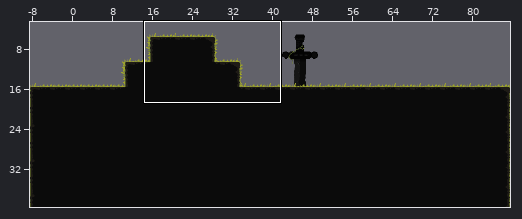
Tiled map, stored at Tiled/Map1.tmx. The picture above shows the old version from afar; the outline marks the close-up.
Close-up. First the earlier version:
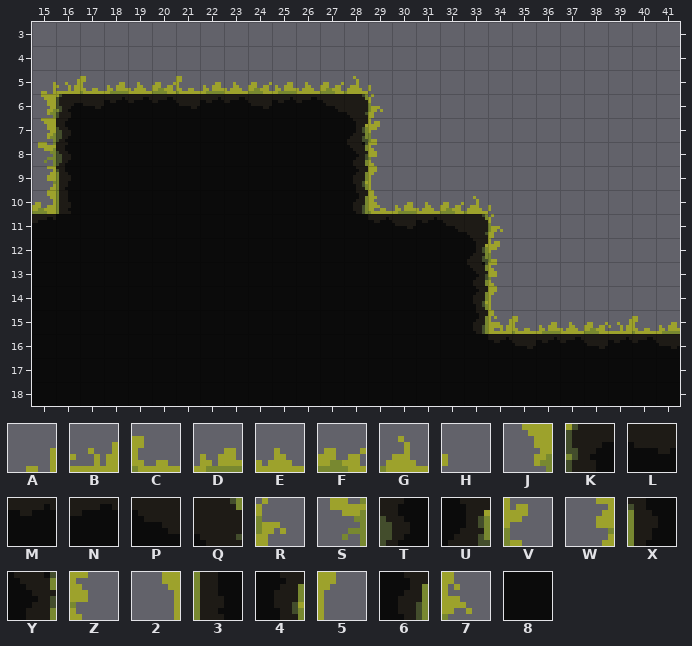
Cells are 8x8 px. Shown: x 15..41, y 3..18. The commit also changed other parts of the map, which this record leaves out. The old version is drawn lined up with the new one.
Key: from "Matinho Tileset": A 147, B 148, C 149, D 150, E 151, F 152, G 153, H 154, J 195, K 196, L 197, M 198, N 199, P 200, Q 201, R 202, S 243, T 244, U 249, V 250, W 291, X 292, Y 297, Z 298, 2 339, 3 340, 4 345, 5 346, 6 393, 7 394, 8 2011.
_ is an empty cell.
Layer "Background" before, first column x 15:
 3 ___________________________
 4 ___________________________
 5 ___________________________
 6 ______________R____________
 7 J_____________V____________
 8 S_____________Z____________
 9 W_____________5____________
10 2_____________7____________
11 ___________________R_______
12 ___________________V_______
13 ___________________Z_______
14 ___________________5_______
15 ___________________7_______
16 ___________________________
17 ___________________________
18 ___________________________
Layer "Ground" before, first column x 15:
 3 ___________________________
 4 ___________________________
 5 ABCDEFCDEFDEFGH____________
 6 JKLMNNLMNLMNPQ_____________
 7 _T88888888888U_____________
 8 _T88888888888Y_____________
 9 _X888888888884_____________
10 F3888888888886CDEFGH_______
11 N8888888888888MLMPQ________
12 888888888888888888U________
13 888888888888888888Y________
14 8888888888888888884________
15 8888888888888888886BCDEFBCD
16 8888888888888888888MLMNLMNL
17 888888888888888888888888888
18 888888888888888888888888888
After:
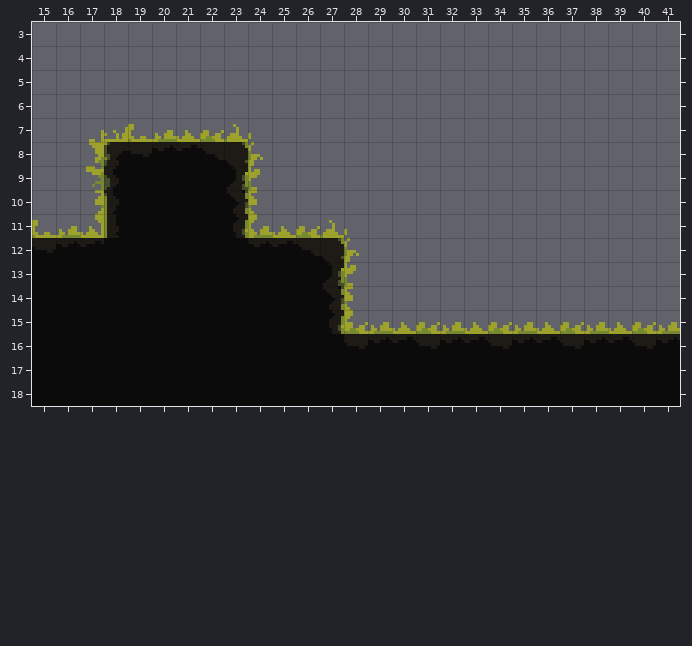
The edit:
map size 96x48 -> 64x32 cells (old content now starts at -8,-8; both pictures use the new coordinates)
Layer "Background":
y 6: x 29 R -> _
y 7: x 15 J -> _; x 29 V -> _
y 8: x 15 S -> _; x 17 _ -> J; x 24 _ -> R; x 29 Z -> _
y 9: x 15 W -> _; x 17 _ -> S; x 24 _ -> V; x 29 5 -> _
y 10: x 15 2 -> _; x 17 _ -> W; x 24 _ -> Z; x 29 7 -> _
y 11: x 17 _ -> 2; x 24 _ -> 5; x 34 R -> _
y 12: x 28 _ -> R; x 34 V -> _
y 13: x 28 _ -> V; x 34 Z -> _
y 14: x 28 _ -> Z; x 34 5 -> _
y 15: x 28 _ -> 5; x 34 7 -> _
Layer "Ground":
y 5: x 15..29 ABCDEFCDEFDEFGH -> _______________
y 6: x 15..28 JKLMNNLMNLMNPQ -> ______________
y 7: x 16..28 T88888888888U -> _ABCDEFGH____
y 8: x 16..18 T88 -> __K; x 23..28 88888Y -> Q_____
y 9: x 16..18 X88 -> __T; x 23..28 888884 -> U_____
y 10: x 15..18 F388 -> ___X; x 23..34 888886CDEFGH -> Y___________
y 11: x 15..18 N888 -> CDE3; x 23..33 888888MLMPQ -> 4DEFGH_____
y 12: x 27..33 888888U -> Q______
y 13: x 27..33 888888Y -> U______
y 14: x 27..33 8888884 -> Y______
y 15: x 27..40 8888886BCDEFBC -> 4FDEFDEFDEFDEF
Pixel boxes of the changes (left, top, right, bottom) in both close-ups:
changed: (32, 76, 656, 334)
